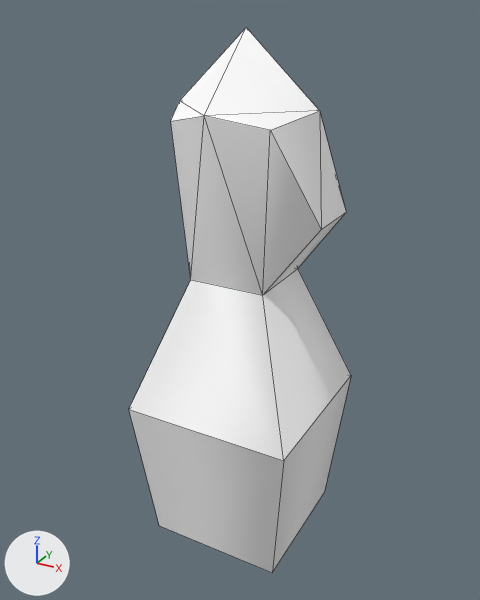
Renders of the OBJ model assets/knight.obj from each side of a commit.
One viewpoint serves both versions: a camera (50 mm lens) standing at (3.33, -6.17, 5.29) and looking at (-0.07, 0.0, 2.21). The lights are fixed; the arrows at lower left show +X, +Y and +Z. Mesh edges are drawn as thin lines. Where no turn or scale is listed for an object, it has been applied to the vertices.

The scene before the commit, as lines of its bpy script (objects in view):
```python
me_cube1 = bpy.data.meshes.new('cube1')
me_cube1.from_pydata(...)  # 23 vertices, 32 faces; spans x -1.0..1.02, y -1.0..1.0, z -0.81..5.12
me_cube1.materials.append(mat_default)  # white #ffffff
ob_cube1 = bpy.data.objects.new('cube1', me_cube1)
ob_cube1.location = (0.0, 0.0, 0.0)
```
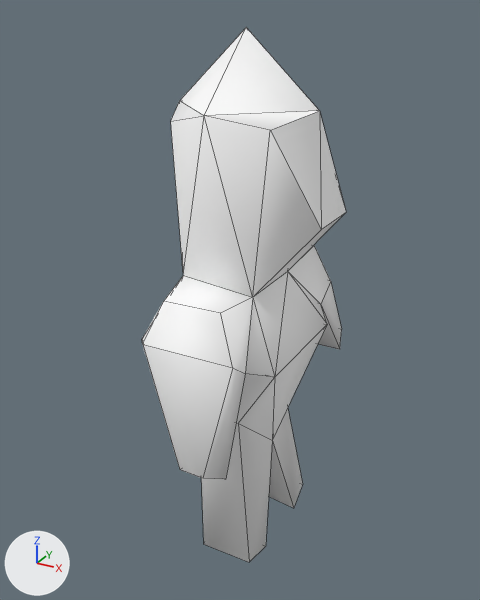
Commit message: changed knight model

Where the change shows, as pixel boxes [x1, y1, x2, y2] in the pictures (480 x 600 px):
'cube1', reshaped (8% narrower): before [129, 28, 351, 572]; after [142, 28, 346, 562]
part 1 of me_cube1, built on: before [129, 116, 351, 572]; after [142, 116, 344, 562]

Diff of the bpy script that builds the scene:
```diff
--- a/assets/knight.obj.py
+++ b/assets/knight.obj.py
@@ me_cube1 @@
 # used by ob_cube1; location = (0.0, 0.0, 0.0)
-me_cube1.from_pydata(...)  # 23 vertices, 32 faces; spans x -1.0..1.02, y -1.0..1.0, z -0.81..5.12
+me_cube1.from_pydata(...)  # 53 vertices, 69 faces; spans x -0.81..1.02, y -1.84..1.84, z -0.88..5.12
+# me_cube1 part 1
+# 4 vertices are removed from x -1.0..1.0, y -1.0..1.0, z 1.0..2.54
+# 17 faces are deleted
+# 8 vertices move from x -1.0..1.0, y -1.0..1.0, z -0.81..2.54 to x -0.54..0.5, y -0.81..0.82, z -0.81..2.58
+# 34 vertices are added at x -0.74..0.74, y -1.84..1.84, z -0.88..2.6
+# 54 new faces join them
 me_cube1.materials.append(mat_default)
```
